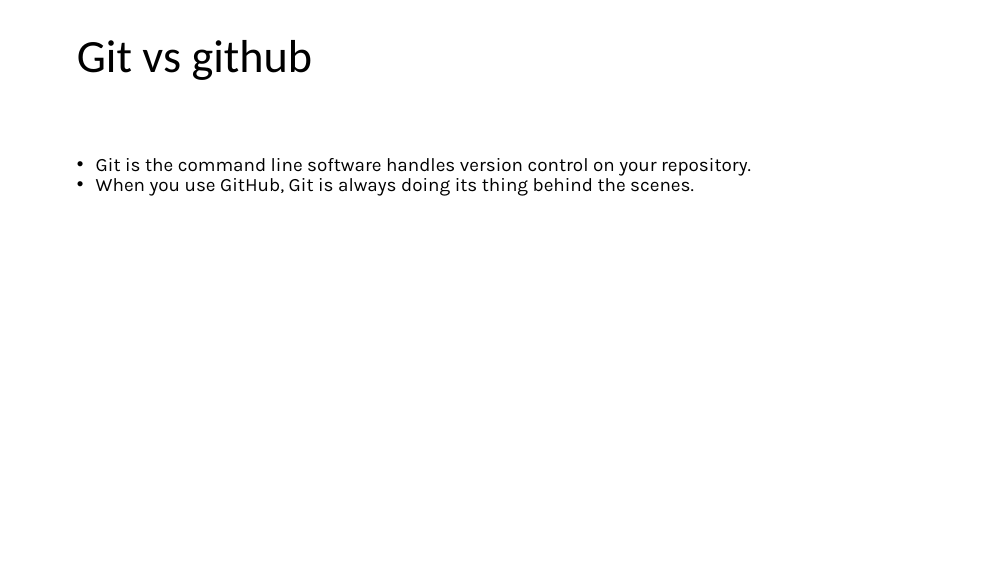
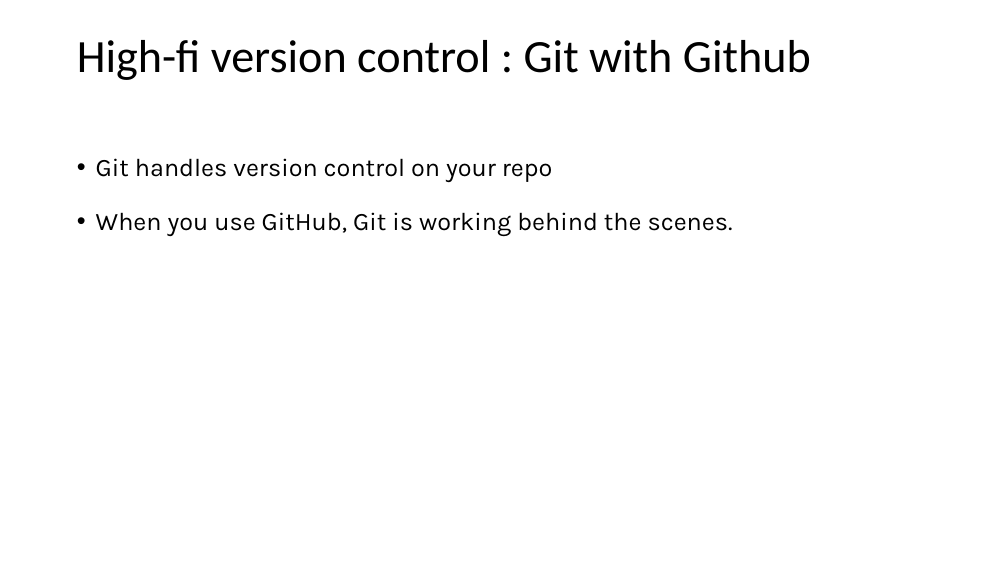
Before and after one commit to VHP4Safety/github_intro_training, a slide deck: slide 16 of powerpoints/github_part1.pptx (slide 8 before the commit). Drawn at 1008x567 pixels with LibreOffice and Linux fonts; fonts in the diff are those of the drawing. Boxes give left, top, right and bottom in pixels: in the first picture for what was removed or moved away, otherwise in the second. Text is boxed around its words. In the diff, an @@ line names an element or a change of style, - is before the commit and + after.

Commit message:
ppt intro version control

```diff
--- a/powerpoints/github_part1.pptx
+++ b/powerpoints/github_part1.pptx
@@ title at <box>77,40,811,80</box>: text changed @@
-Git vs github
+High-fi version control : Git with Github
@@ text at <box>96,158,733,237</box>: text changed; size 18 to 24 pt @@
-• Git is the command line software handles version control on your repository.
-• When you use GitHub, Git is always doing its thing behind the scenes.
+• Git handles version control on your repo
+• When you use GitHub, Git is working behind the scenes.
```
Also in this commit, not shown: 4 other slides changed, 14 slides added, 2 slides removed.
